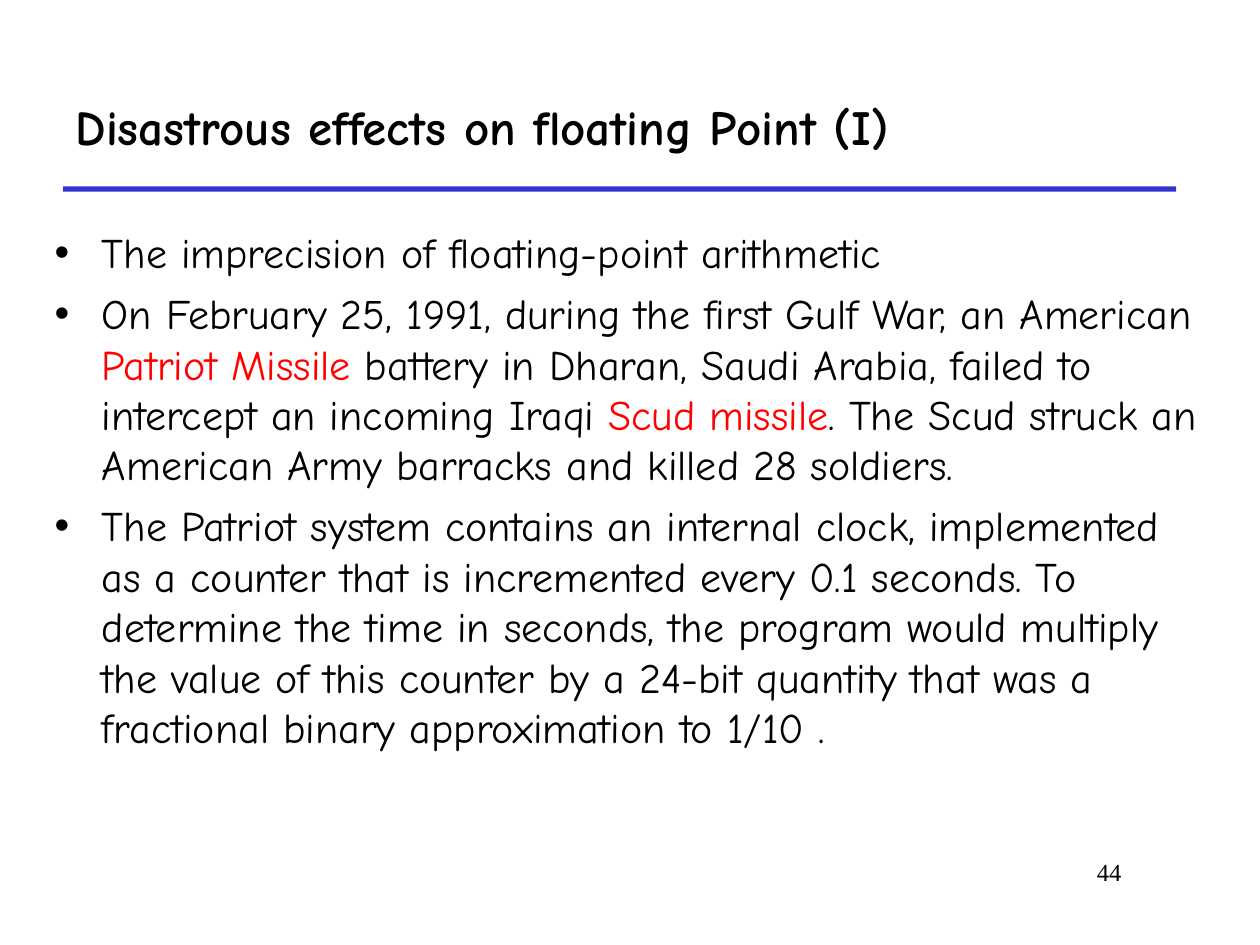
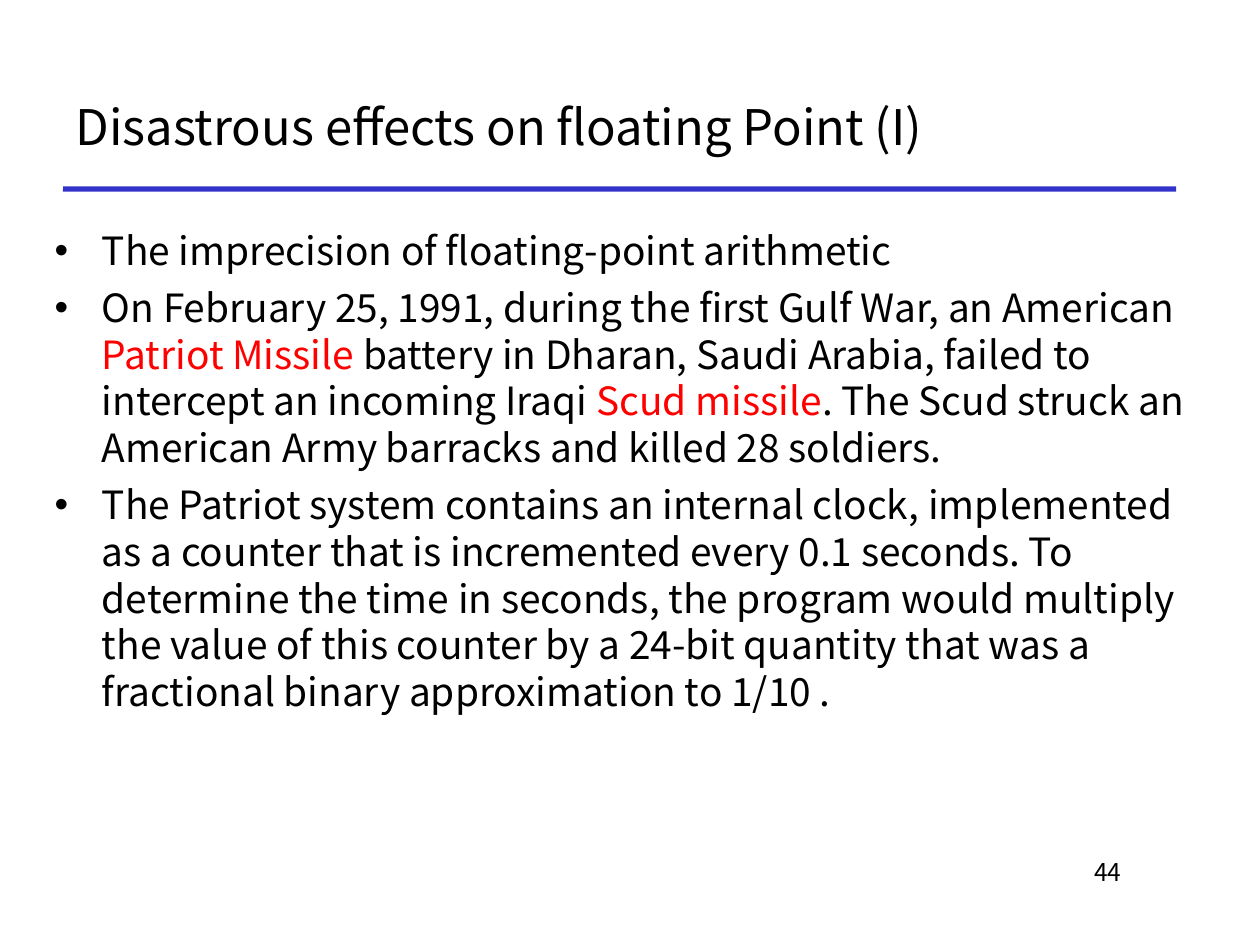
Before and after one commit to To-oTke/oh-my-ics, a slide deck: slide 44 of slides/1-14-float.ppt. Drawn at 1260x945 pixels with LibreOffice and Linux fonts; fonts in the diff are those of the drawing. Boxes give left, top, right and bottom in pixels: in the first picture for what was removed or moved away, otherwise in the second. Text is boxed around its words. In the diff, an @@ line names an element or a change of style, - is before the commit and + after.

Commit message:
[add] 1-14 floating points

```diff
--- a/slides/1-14-float.ppt
+++ b/slides/1-14-float.ppt
@@ title "Disastrous effects on floating Point ..." at box(76, 105, 922, 158): font Comic Neue to Noto Sans CJK KR, bold off @@
@@ text "The imprecision of floating-point arithmetic" at box(102, 233, 1184, 715): size 24 to 22.2 pt, font Comic Neue to Noto Sans CJK KR @@
@@ page number at box(1094, 863, 1121, 881): font Times New Roman to Noto Sans CJK KR @@
```
Also in this commit, not shown: 45 other slides changed, 3 other files.
